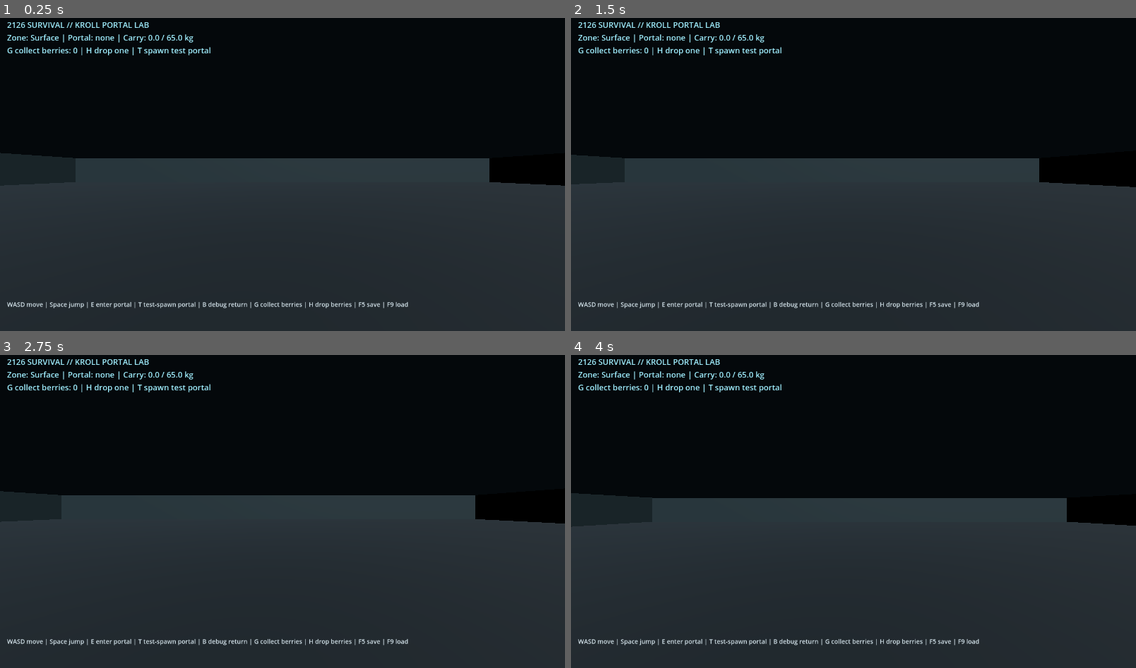
Above: before the commit, frames 1-4 (two rows, left to right).
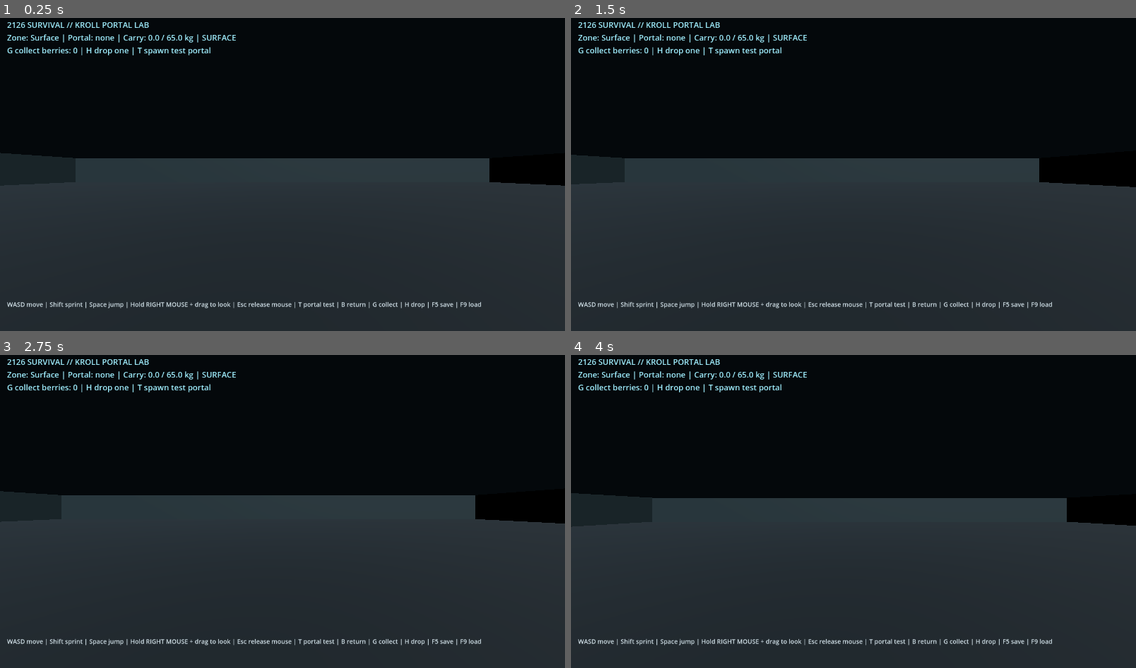
Above: after the commit, the same moments.

Repository: qaqp980520-prog/2126-Survival
Game: Godot game, scene res://prototypes/BackroomsPortalPlayground.tscn
The game is run twice, just before and just after one commit, with the same random seed, the same clock (stepped at 60 frames per second) and the same inputs.
Inputs (mouse positions are in pixels of both pictures, inside the frame that each line leads up to):
- Up to frame 1 (0.25 s): no input
- Up to frame 2 (1.5 s): tap Enter at 0.5 s; move the mouse to (977, 155) at 0.52 s; hold D 0.53-1.25 s; tap B at 0.6 s; click (977, 155) at 0.67 s; tap Space at 0.77 s; drag from (740, 187) to (825, 237) at 1.27 s
- Up to frame 3 (2.75 s): tap Space at 2 s; move the mouse to (339, 439) at 2.02 s; hold D from 2.03 s (still down); hold R from 2.03 s (still down); click (339, 439) at 2.17 s; tap B at 2.3 s
- Up to frame 4 (4 s): release D at 2.75 s; release R at 2.75 s; drag from (825, 574) to (684, 461) at 2.77 s; tap Enter at 3.5 s; move the mouse to (1023, 558) at 3.52 s; hold A from 3.53 s (still down); tap 2 at 3.6 s; click (1023, 558) at 3.67 s; tap Space at 3.77 s; tap B at 3.8 s

The runs differ from the first frame. In frame 1, 0.8% of the frame differs, in the area x 9-86%, y 5-93%; in frame 2, 0.8%; in frame 3, 0.8%; in frame 4, 0.8%.

Commit message:
Generate streaming endless backrooms maze and improve prototype display

Diff:
--- a/prototypes/BackroomsPortalPlayground.gd
+++ b/prototypes/BackroomsPortalPlayground.gd
@@ -8,11 +8,15 @@
 const WORLD_SEED: int = 20261026
 const SAFE_DISTANCE: float = 7.0
 const SAVE_PATH: String = "user://backrooms_playground_save.json"
+const CELL_SIZE: float = 8.0
+const WALL_HEIGHT: float = 3.4
+const STREAM_RADIUS: int = 4
 
 @onready var player: CharacterBody3D = $Player
 @onready var main_world: Node3D = $MainWorld
 @onready var backrooms_world: Node3D = $BackroomsWorld
 @onready var status_label: Label = $HUD/Status
+@onready var help_label: Label = $HUD/Help
 
 var director
 var bridge
@@ -21,8 +25,13 @@
 var in_backrooms: bool = false
 var current_level: String = "Surface"
 var _hud_elapsed: float = 0.0
+var _loaded_cells: Dictionary = {}
+var _cell_material_floor: StandardMaterial3D
+var _cell_material_wall: StandardMaterial3D
+var _maze_rng := RandomNumberGenerator.new()
 
 func _ready() -> void:
+    _configure_display()
     if DisplayServer.get_name() != "headless":
         _build_player_visual()
     director = Director.new(WORLD_SEED, WORLD_BOUNDS, SAFE_DISTANCE)
@@ -31,22 +40,29 @@
     bridge.name = "SurvivalWorldBridge"
     add_child(bridge)
     _build_surface()
+    _prepare_maze_materials()
     backrooms_world.visible = false
     _update_hud()
+    if help_label != null:
+        help_label.text = "WASD move | Shift sprint | Space jump | Hold RIGHT MOUSE + drag to look | Esc release mouse | T portal test | B return | G collect | H drop | F5 save | F9 load"
+
+func _configure_display() -> void:
+    if DisplayServer.get_name() != "headless":
+        get_window().content_scale_mode = Window.CONTENT_SCALE_MODE_CANVAS_ITEMS
+        get_window().content_scale_aspect = Window.CONTENT_SCALE_ASPECT_IGNORE
+        get_window().size = Vector2i(1280, 720)
 
 func _build_player_visual() -> void:
-    var body_mesh := MeshInstance3D.new()
-    body_mesh.name = "BodyMesh"
-    var capsule_mesh := CapsuleMesh.new()
-    capsule_mesh.radius = 0.35
-    capsule_mesh.height = 1.8
-    body_mesh.mesh = capsule_mesh
-    body_mesh.position = Vector3(0.0, 0.9, 0.0)
-    player.add_child(body_mesh)
+    # A first-person camera should never show the player's own placeholder body.
+    var old_body := player.get_node_or_null("BodyMesh")
+    if old_body != null:
+        old_body.queue_free()
 
 func _process(delta: float) -> void:
     if director == null:
         return
+    if in_backrooms:
+        _stream_maze_cells()
     var player_position := Vector2(player.global_position.x, player.global_position.z)
     var result: Dictionary = director.tick(delta, player_position)
     if result.get("event", "none") == "spawned":
@@ -81,46 +97,104 @@
     _add_box(main_world, "WestBoundary", Vector3(-35, 2, 0), Vector3(1, 4, 70), wall_color)
     _add_box(main_world, "EastBoundary", Vector3(35, 2, 0), Vector3(1, 4, 70), wall_color)
 
+func _prepare_maze_materials() -> void:
+    _cell_material_floor = StandardMaterial3D.new()
+    _cell_material_floor.albedo_color = Color(0.57, 0.51, 0.31)
+    _cell_material_floor.roughness = 0.94
+    _cell_material_wall = StandardMaterial3D.new()
+    _cell_material_wall.albedo_color = Color(0.76, 0.69, 0.42)
+    _cell_material_wall.roughness = 0.88
+
 func _build_backrooms_room(level_name: String) -> void:
     if backrooms_room != null and is_instance_valid(backrooms_room):
-        _set_collision_enabled(backrooms_room, false)
         backrooms_room.queue_free()
+    _loaded_cells.clear()
     backrooms_room = Node3D.new()
-    backrooms_room.name = "Room_" + level_name.replace(" ", "")
+    backrooms_room.name = "EndlessMaze_" + level_name.replace(" ", "")
     backrooms_world.add_child(backrooms_room)
-
-    var floor_color := Color(0.54, 0.47, 0.24)
-    var wall_color := Color(0.76, 0.69, 0.37)
-    match level_name:
-        "Level 1":
-            floor_color = Color(0.19, 0.23, 0.25)
-            wall_color = Color(0.35, 0.39, 0.41)
-        "Level 2":
-            floor_color = Color(0.22, 0.12, 0.09)
-            wall_color = Color(0.39, 0.2, 0.14)
-        "Level 3":
-            floor_color = Color(0.1, 0.16, 0.23)
-            wall_color = Color(0.22, 0.31, 0.42)
-
-    _add_box(backrooms_room, "RoomFloor", Vector3(0, -0.5, 0), Vector3(60, 1, 60), floor_color)
-    _add_box(backrooms_room, "NorthWall", Vector3(0, 2, -30), Vector3(60, 4, 1), wall_color)
-    _add_box(backrooms_room, "SouthWall", Vector3(0, 2, 30), Vector3(60, 4, 1), wall_color)
-    _add_box(backrooms_room, "WestWall", Vector3(-30, 2, 0), Vector3(1, 4, 60), wall_color)
-    _add_box(backrooms_room, "EastWall", Vector3(30, 2, 0), Vector3(1, 4, 60), wall_color)
-    if level_name == "Level 0":
-        _add_box(backrooms_room, "OfficePartitionA", Vector3(-10, 1.8, -7), Vector3(1, 3.6, 24), wall_color)
-        _add_box(backrooms_room, "OfficePartitionB", Vector3(7, 1.8, 8), Vector3(22, 3.6, 1), wall_color)
-    elif level_name == "Level 1":
-        _add_box(backrooms_room, "WarehouseDividerA", Vector3(-12, 2, -4), Vector3(1.5, 4, 22), wall_color)
-        _add_box(backrooms_room, "WarehouseDividerB", Vector3(10, 2, 9), Vector3(20, 4, 1.5), wall_color)
-    elif level_name == "Level 2":
-        _add_box(backrooms_room, "PipeWallA", Vector3(-8, 2, -8), Vector3(1.2, 4, 26), wall_color)
-        _add_box(backrooms_room, "PipeWallB", Vector3(8, 2, 8), Vector3(1.2, 4, 26), wall_color)
-    else:
-        _add_box(backrooms_room, "ServerAisleA", Vector3(-12, 2, 0), Vector3(1.2, 4, 24), wall_color)
-        _add_box(backrooms_room, "ServerAisleB", Vector3(12, 2, 0), Vector3(1.2, 4, 24), wall_color)
-
-    _set_collision_enabled(backrooms_room, true)
+    _stream_maze_cells(true)
+
+func _stream_maze_cells(force: bool = false) -> void:
+    if backrooms_room == null or not is_instance_valid(backrooms_room):
+        return
+    var center_x := floori(player.global_position.x / CELL_SIZE)
+    var center_z := floori(player.global_position.z / CELL_SIZE)
+    var needed: Dictionary = {}
+    for z in range(center_z - STREAM_RADIUS, center_z + STREAM_RADIUS + 1):
+        for x in range(center_x - STREAM_RADIUS, center_x + STREAM_RADIUS + 1):
+            var key := Vector2i(x, z)
+            needed[key] = true
+            if force or not _loaded_cells.has(key):
+                _create_maze_cell(key)
+    for key in _loaded_cells.keys():
+        if not needed.has(key):
+            var cell: Node = _loaded_cells[key]
+            if is_instance_valid(cell):
+                cell.queue_free()
+            _loaded_cells.erase(key)
+
+func _create_maze_cell(cell: Vector2i) -> void:
+    var root := Node3D.new()
+    root.name = "Cell_%d_%d" % [cell.x, cell.y]
+    root.position = Vector3(cell.x * CELL_SIZE, 0.0, cell.y * CELL_SIZE)
+    backrooms_room.add_child(root)
+    _loaded_cells[cell] = root
+    _add_box(root, "Floor", Vector3(0, -0.12, 0), Vector3(CELL_SIZE, 0.24, CELL_SIZE), Color(0.56, 0.52, 0.39))
+    # Every cell uses a coordinate-derived random stream, so the maze is stable
+    # as it unloads and reloads while the player explores indefinitely.
+    var north_open := _edge_is_open(cell, Vector2i(0, -1))
+    var west_open := _edge_is_open(cell, Vector2i(-1, 0))
+    var east_open := _edge_is_open(cell, Vector2i(1, 0))
+    var south_open := _edge_is_open(cell, Vector2i(0, 1))
+    # Guarantee at least one passage per cell to keep exploration possible.
+    if not (north_open or west_open or east_open or south_open):
+        north_open = true
+    if not north_open:
+        _add_maze_wall(root, "NorthWall", Vector3(0, WALL_HEIGHT * 0.5, -CELL_SIZE * 0.5), Vector3(CELL_SIZE, WALL_HEIGHT, 0.22))
+    if not west_open:
+        _add_maze_wall(root, "WestWall", Vector3(-CELL_SIZE * 0.5, WALL_HEIGHT * 0.5, 0), Vector3(0.22, WALL_HEIGHT, CELL_SIZE))
+    # Shared edges are built once by the cell on their north/west side.
+    if not south_open:
+        _add_maze_wall(root, "SouthWall", Vector3(0, WALL_HEIGHT * 0.5, CELL_SIZE * 0.5), Vector3(CELL_SIZE, WALL_HEIGHT, 0.22))
+    if not east_open:
+        _add_maze_wall(root, "EastWall", Vector3(CELL_SIZE * 0.5, WALL_HEIGHT * 0.5, 0), Vector3(0.22, WALL_HEIGHT, CELL_SIZE))
+    if _hash_value(cell.x, cell.y, 71) % 5 == 0:
+        _add_box(root, "CeilingLightPanel", Vector3(0, WALL_HEIGHT + 0.08, 0), Vector3(1.8, 0.12, 0.7), Color(0.95, 0.91, 0.72))
+
+func _edge_is_open(cell: Vector2i, direction: Vector2i) -> bool:
+    var neighbor := cell + direction
+    var ax := mini(cell.x, neighbor.x)
+    var az := mini(cell.y, neighbor.y)
+    var bx := maxi(cell.x, neighbor.x)
+    var bz := maxi(cell.y, neighbor.y)
+    return _hash_value(ax * 31 + bx, az * 31 + bz, 13) % 100 < 42
+
+func _hash_value(x: int, z: int, salt: int) -> int:
+    var value: int = abs((x * 73856093) ^ (z * 19349663) ^ (salt * 83492791) ^ WORLD_SEED)
+    return value
+
+func _add_maze_wall(parent: Node3D, object_name: String, wall_position: Vector3, wall_size: Vector3) -> void:
+    var material := _cell_material_wall
+    if material == null:
+        material = StandardMaterial3D.new()
+        material.albedo_color = Color(0.76, 0.69, 0.42)
+    var mesh_instance := MeshInstance3D.new()
+    mesh_instance.name = object_name + "Mesh"
+    var mesh := BoxMesh.new()
+    mesh.size = wall_size
+    mesh_instance.mesh = mesh
+    mesh_instance.material_override = material
+    mesh_instance.position = wall_position
+    parent.add_child(mesh_instance)
+    var body := StaticBody3D.new()
+    body.name = object_name + "Collision"
+    body.position = wall_position
+    var collision := CollisionShape3D.new()
+    var shape := BoxShape3D.new()
+    shape.size = wall_size
+    collision.shape = shape
+    body.add_child(collision)
+    parent.add_child(body)
 
 func _set_collision_enabled(root_node: Node, enabled: bool) -> void:
     for child in root_node.get_children():
@@ -145,18 +219,17 @@
     return backrooms_room != null and is_instance_valid(backrooms_room) and _contains_enabled_collision(backrooms_room)
 
 func _add_box(parent: Node3D, object_name: String, box_position: Vector3, box_size: Vector3, color: Color) -> void:
-    if DisplayServer.get_name() != "headless":
-        var material := StandardMaterial3D.new()
-        material.albedo_color = color
-        material.roughness = 0.82
-        var mesh_instance := MeshInstance3D.new()
-        mesh_instance.name = object_name + "Mesh"
-        var mesh := BoxMesh.new()
-        mesh.size = box_size
-        mesh_instance.mesh = mesh
-        mesh_instance.material_override = material
-        mesh_instance.position = box_position
-        parent.add_child(mesh_instance)
+    var material := StandardMaterial3D.new()
+    material.albedo_color = color
+    material.roughness = 0.82
+    var mesh_instance := MeshInstance3D.new()
+    mesh_instance.name = object_name + "Mesh"
+    var mesh := BoxMesh.new()
+    mesh.size = box_size
+    mesh_instance.mesh = mesh
+    mesh_instance.material_override = material
+    mesh_instance.position = box_position
+    parent.add_child(mesh_instance)
     var body := StaticBody3D.new()
     body.name = object_name + "Collision"
     body.position = box_position
@@ -170,7 +243,6 @@
 func _spawn_portal(portal_data: Dictionary) -> bool:
     _remove_portal_visual()
     if DisplayServer.get_name() == "headless":
-        # The director still owns portal state on a server; the client owns visuals.
         active_portal_visual = null
         return not portal_data.is_empty()
     var portal: Area3D = PortalScene.instantiate() as Area3D
@@ -228,6 +300,7 @@
     if backrooms_room != null and is_instance_valid(backrooms_room):
         backrooms_room.queue_free()
     backrooms_room = null
+    _loaded_cells.clear()
     backrooms_world.visible = false
     main_world.visible = true
     _set_collision_enabled(main_world, true)
@@ -310,7 +383,9 @@
         if not (component is int or component is float) or not is_finite(float(component)):
             return false
     var restored_position := Vector3(float(raw_position[0]), float(raw_position[1]), float(raw_position[2]))
-    if not WORLD_BOUNDS.has_point(Vector2(restored_position.x, restored_position.z)) or restored_position.y < -5.0 or restored_position.y > 20.0:
+    if not WORLD_BOUNDS.has_point(Vector2(restored_position.x, restored_position.z)) and not bool(raw_backrooms):
+        return false
+    if restored_position.y < -5.0 or restored_position.y > 20.0:
         return false
     if not bridge.restore_world_save(world_save):
         return false
@@ -330,6 +405,7 @@
         if backrooms_room != null and is_instance_valid(backrooms_room):
             backrooms_room.queue_free()
             backrooms_room = null
+            _loaded_cells.clear()
     _remove_portal_visual()
     if not director.active_portal.is_empty():
         var active: Dictionary = director.active_portal
@@ -370,4 +446,5 @@
     var portal_status := "none"
     if director != null and not director.active_portal.is_empty():
         portal_status = "#" + str(director.active_portal.get("id", "?"))
-    status_label.text = "2126 SURVIVAL // KROLL PORTAL LAB\nZone: %s | Portal: %s | Carry: %.1f / %.1f kg\nG collect berries: %d | H drop one | T spawn test portal" % [current_level, portal_status, weight, limit, get_inventory_count("berries")]
+    var maze_status := "ENDLESS MAZE" if in_backrooms else "SURFACE"
+    status_label.text = "2126 SURVIVAL // KROLL PORTAL LAB\nZone: %s | Portal: %s | Carry: %.1f / %.1f kg | %s\nG collect berries: %d | H drop one | T spawn test portal" % [current_level, portal_status, weight, limit, maze_status, get_inventory_count("berries")]
